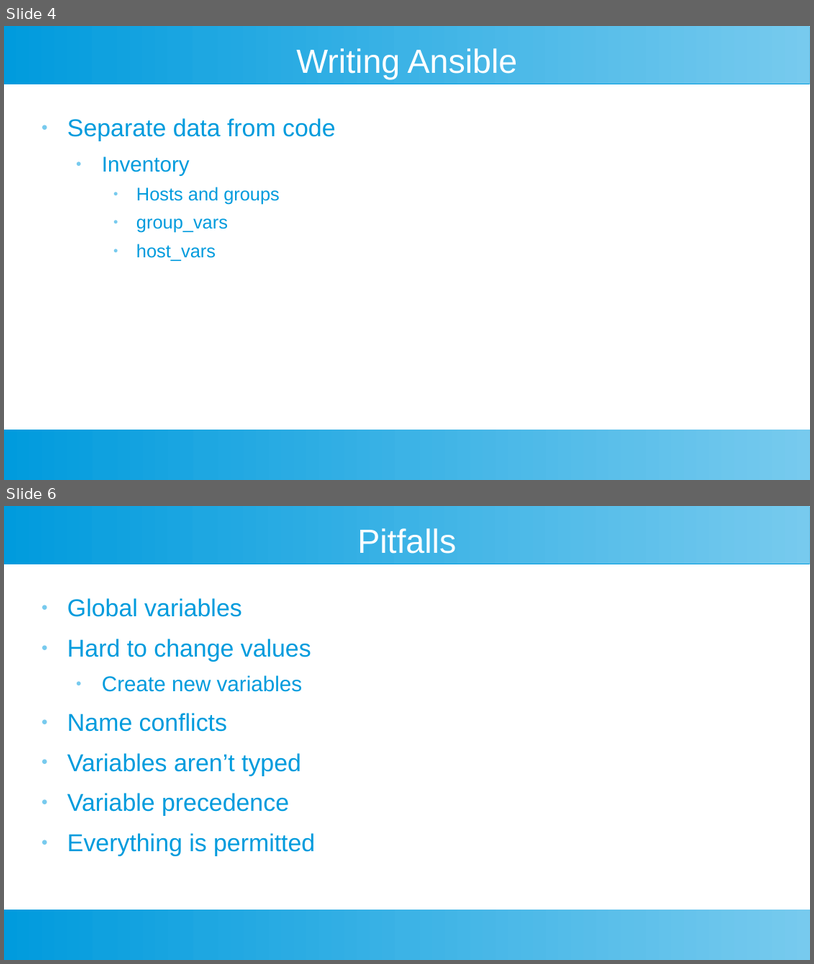
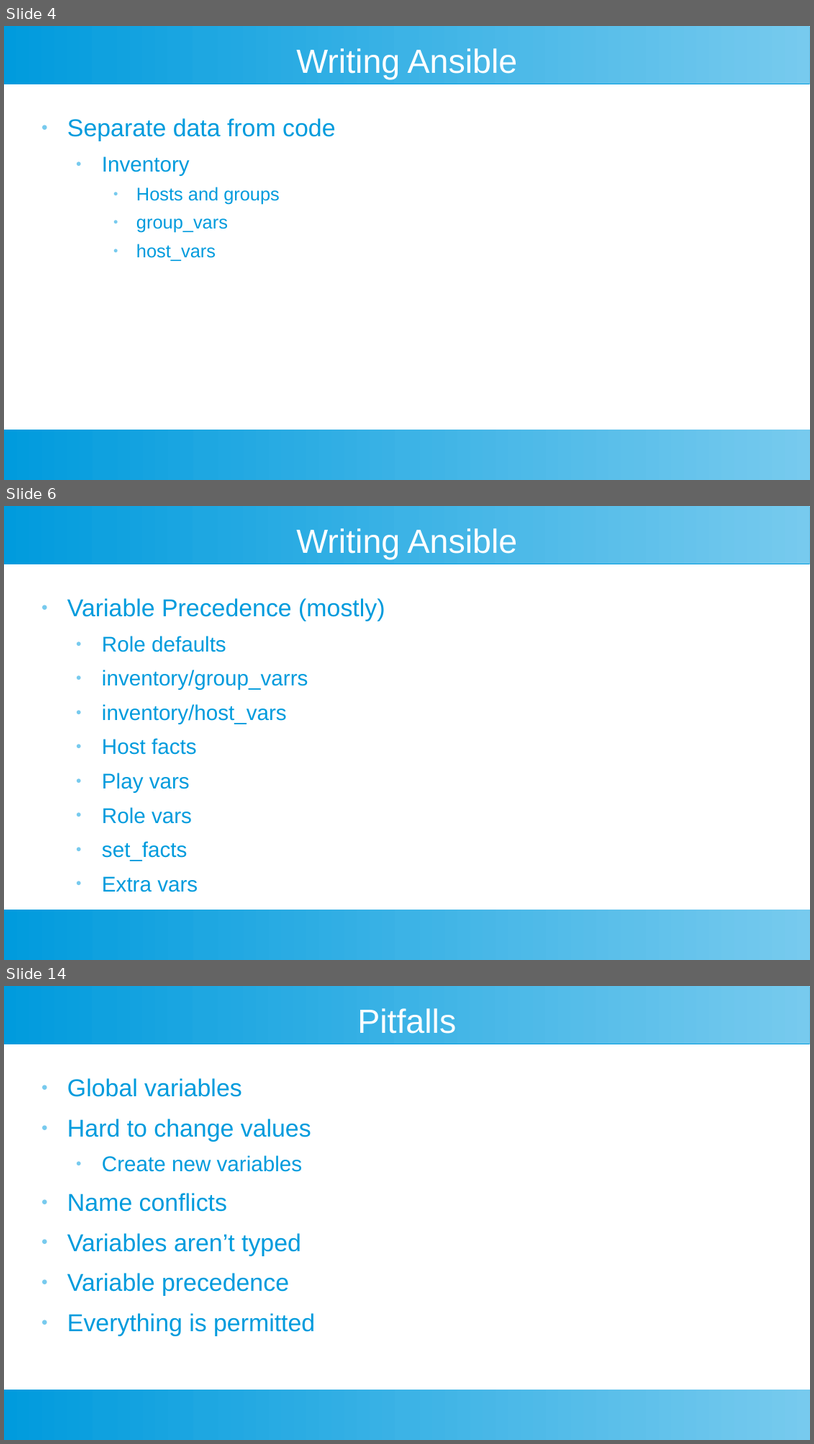
Before and after one commit to riffraff169/ansible-training, a slide deck: docs/ansible-slides.odp. Shown one above the other, each under a label of ours: slides 4 and 6 before the commit, slides 4, 6 and 14 after it; the slides between them are not shown. The pictures are 814x964 and 814x1444 pixels, drawn with LibreOffice and Linux fonts; fonts in the diff are those of the drawing. Boxes give left, top, right and bottom in pixels: in the first picture for what was removed or moved away, otherwise in the second. Text is boxed around its words. In the diff, an @@ line names an element or a change of style, - is before the commit and + after.

```diff
--- a/docs/ansible-slides.odp
+++ b/docs/ansible-slides.odp
@@ slide 6 added at [4,506,810,960], background #FFFFFF; not listed: 2 template elements that a slide beside it also shows @@
@@ title added at [296,528,518,559], 33 pt, text #FFFFFF @@
+Writing Ansible
@@ text added at [67,598,385,892], 21 pt, text #009BDD @@
+● Variable Precedence (mostly)
+  ● Role defaults
+  ● inventory/group_varrs
+  ● inventory/host_vars
+  ● Host facts
+  ● Play vars
+  ● Role vars
+  ● set_facts
+  ● Extra vars
@@ what was slide 6 is now slide 14 @@
```
Also in this commit, not shown: 1 slide changed, 8 other slides added, 1 other file.
